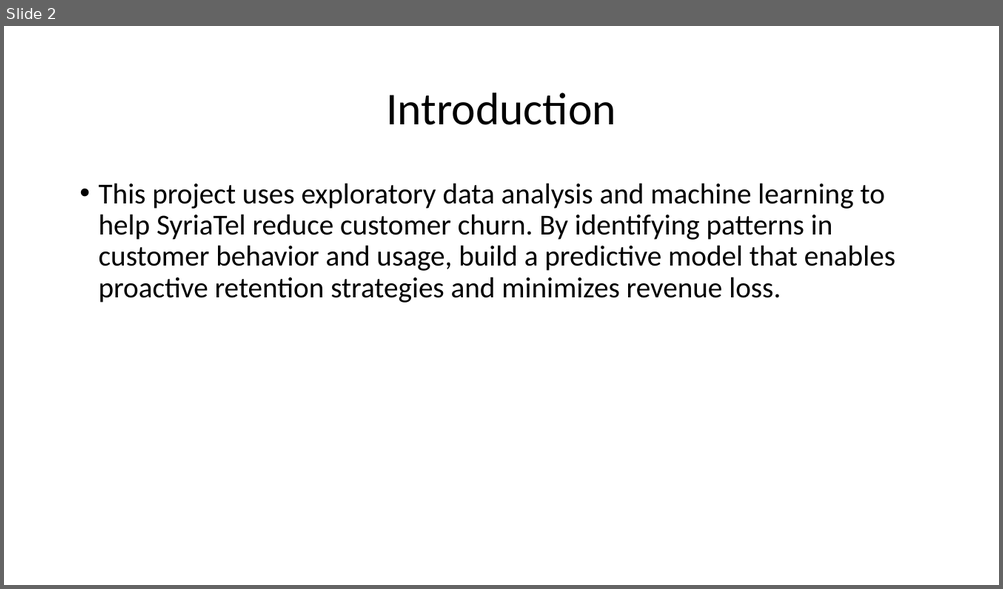
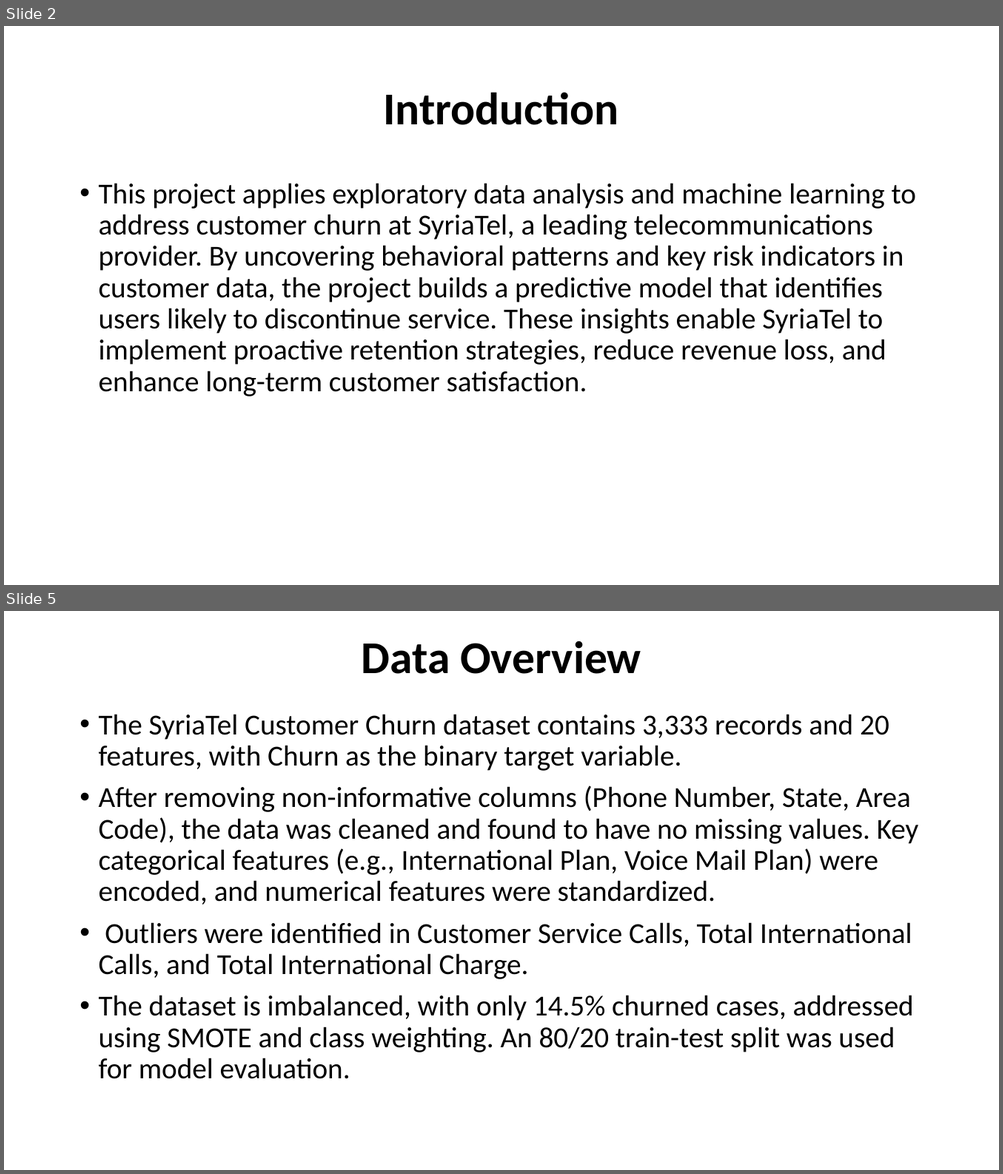
Before and after one commit to Dantonkip/Phase_3-project, a slide deck: Powepoint.pptx. Shown one above the other, each under a label of ours: slide 2 before the commit, slides 2 and 5 after it; the slides between them are not shown. The pictures are 1003x589 and 1003x1174 pixels, drawn with LibreOffice and Linux fonts; fonts in the diff are those of the drawing; background and template pictures are left out. Boxes give left, top, right and bottom in pixels: in the first picture for what was removed or moved away, otherwise in the second. Text is boxed around its words. In the diff, an @@ line names an element or a change of style, - is before the commit and + after.

```diff
--- a/Powepoint.pptx
+++ b/Powepoint.pptx
@@ slide 5 added at [4,611,999,1170], background picture (left out) @@
@@ title added at [361,641,640,674], 44 pt, text #000000, bold @@
+Data Overview
@@ text added at [99,714,919,1079], 28 pt, text #000000 @@
+• The SyriaTel Customer Churn dataset contains 3,333 records and 20 features, with Churn as the binary target variable.
+• After removing non-informative columns (Phone Number, State, Area Code), the data was cleaned and found to have no missing values. Key categorical features (e.g., International Plan, Voice Mail Plan) were encoded, and numerical features were standardized.
+• Outliers were identified in Customer Service Calls, Total International Calls, and Total International Charge.
+• The dataset is imbalanced, with only 14.5% churned cases, addressed using SMOTE and class weighting. An 80/20 train-test split was used for model evaluation.
@@ slide 2 changed as well @@
@@ title "Introduction" at [383,92,618,125]: bold on @@
@@ text at [99,183,916,397]: text changed @@
-• This project uses exploratory data analysis and machine learning to help SyriaTel reduce customer churn. By identifying patterns in customer behavior and usage, build a predictive model that enables proactive retention strategies and minimizes revenue loss.
+• This project applies exploratory data analysis and machine learning to address customer churn at SyriaTel, a leading telecommunications provider. By uncovering behavioral patterns and key risk indicators in customer data, the project builds a predictive model that identifies users likely to discontinue service. These insights enable SyriaTel to implement proactive retention strategies, reduce revenue loss, and enhance long-term customer satisfaction.
```
Also in this commit, not shown: 1 other slide changed, 10 other slides added, 1 slide removed, 1 other file.
